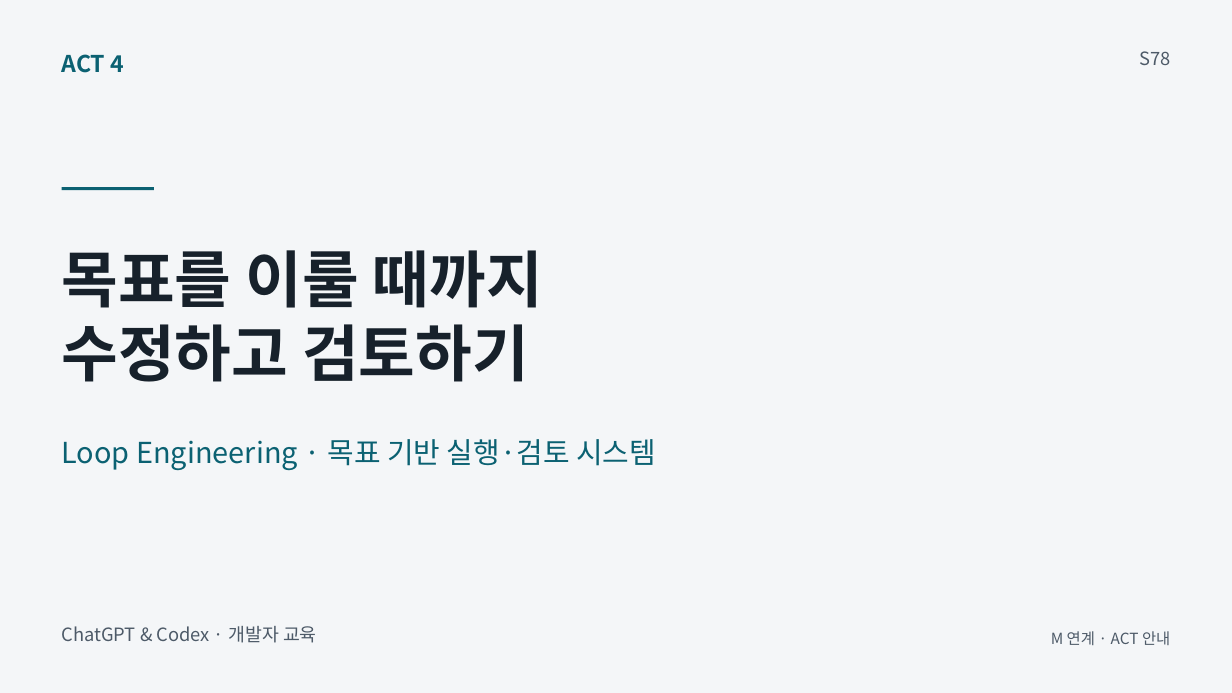
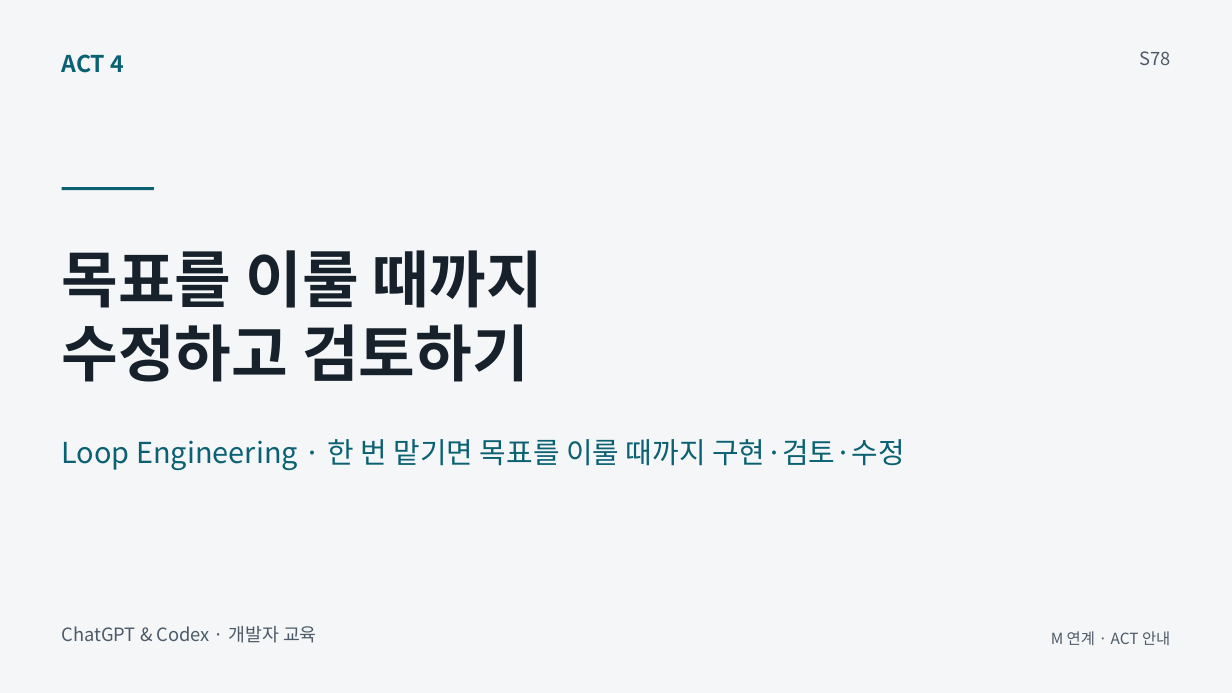
Before and after one commit to GideokKim/ai-dev-training, a slide deck: slide 1 of production/ACT_4.pptx. Drawn at 1232x693 pixels with LibreOffice and Linux fonts; fonts in the diff are those of the drawing. Boxes give left, top, right and bottom in pixels: in the first picture for what was removed or moved away, otherwise in the second. Text is boxed around its words. In the diff, an @@ line names an element or a change of style, - is before the commit and + after.

```diff
--- a/production/ACT_4.pptx
+++ b/production/ACT_4.pptx
@@ text at (62, 439, 905, 471): text changed @@
-Loop Engineering · 목표 기반 실행·검토 시스템
+Loop Engineering · 한 번 맡기면 목표를 이룰 때까지 구현·검토·수정
```
Also in this commit, not shown: 3 other slides changed, 3 slides added, 3 slides removed, 47 other files.
